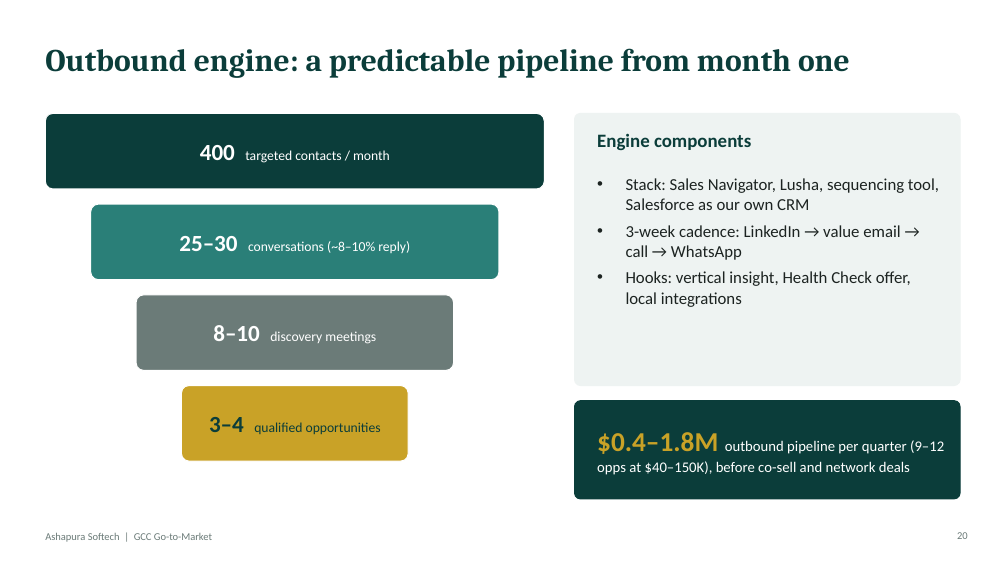
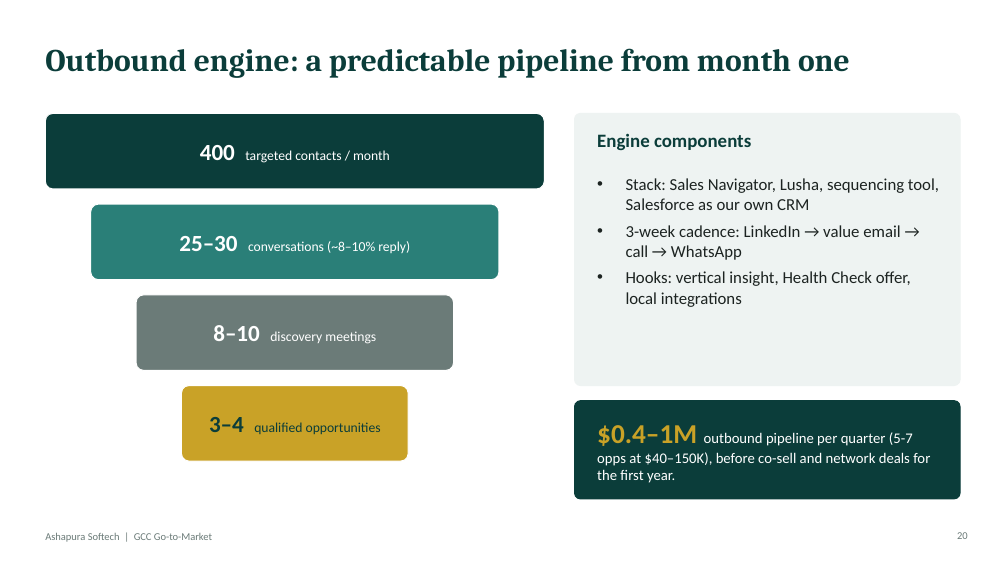
Before and after one commit to bassemgm90-dot/Outbound-leads-, a slide deck: slide 20 of Bassem_Gamal_-_GCC_GTM_Ashapura.pptx. Drawn at 1008x567 pixels with LibreOffice and Linux fonts; fonts in the diff are those of the drawing; background and template pictures are left out. Boxes give left, top, right and bottom in pixels: in the first picture for what was removed or moved away, otherwise in the second. Text is boxed around its words. In the diff, an @@ line names an element or a change of style, - is before the commit and + after.

```diff
--- a/Bassem_Gamal_-_GCC_GTM_Ashapura.pptx
+++ b/Bassem_Gamal_-_GCC_GTM_Ashapura.pptx
@@ text at <box>597,425,930,483</box>: text changed @@
-$0.4–1.8M outbound pipeline per quarter (9–12 opps at $40–150K), before co-sell and network deals
+$0.4–1M outbound pipeline per quarter (5-7 opps at $40–150K), before co-sell and network deals for the first year.
```
Also in this commit, not shown: 9 other slides changed, 1 slide removed.
